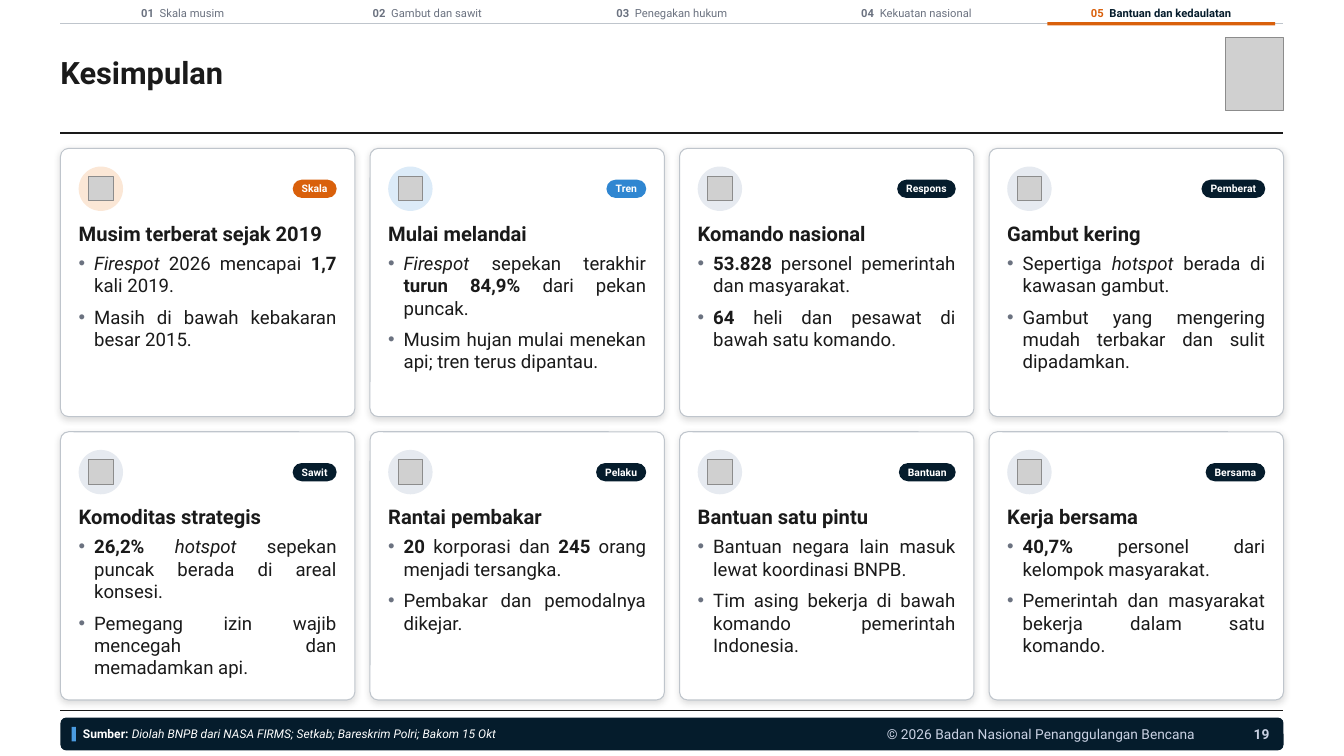
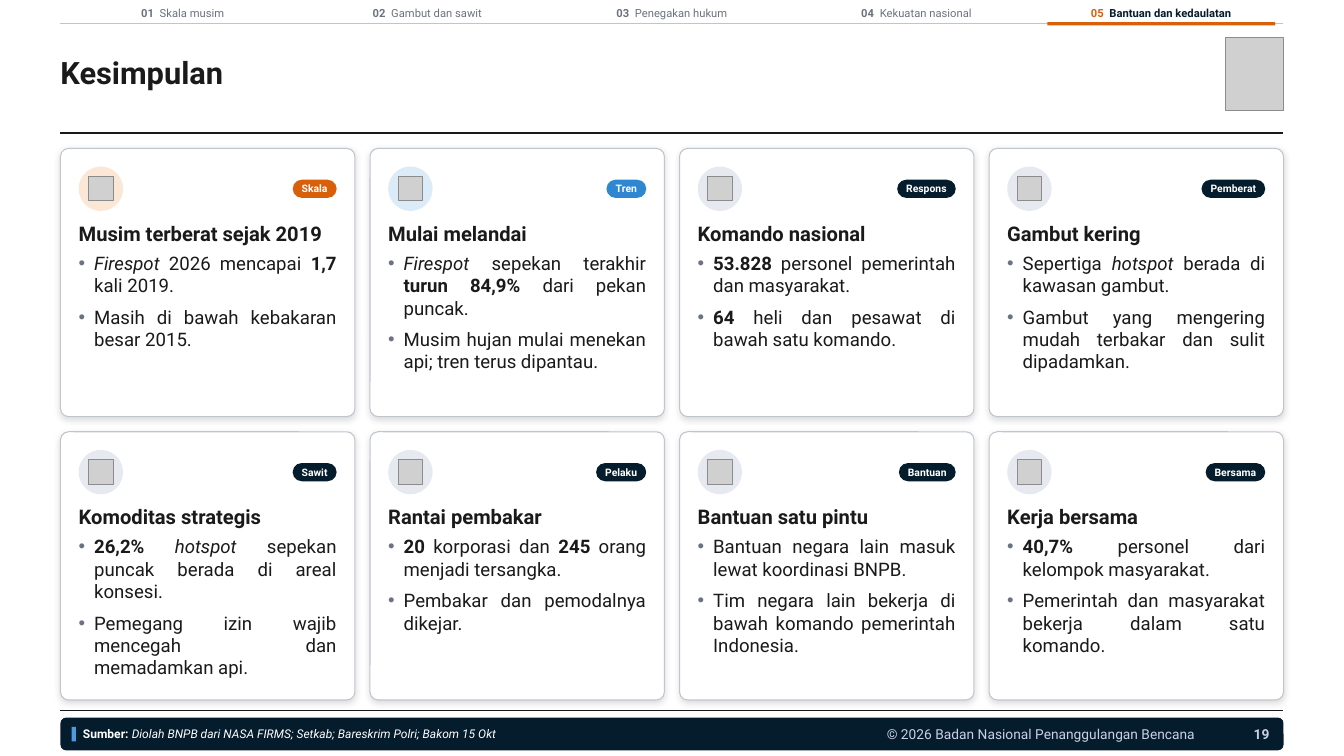
Before and after one commit to terasurbannetwork/poskokarhutla, a slide deck: slide 19 of data/laporan-bnpb/narasi-publik-karhutla-041126/Brief Narasi Publik Karhutla 041126.pptx. Drawn at 1344x756 pixels with LibreOffice and Linux fonts; fonts in the diff are those of the drawing; grey boxes stand for pictures. Boxes give left, top, right and bottom in pixels: in the first picture for what was removed or moved away, otherwise in the second. Text is boxed around its words. In the diff, an @@ line names an element or a change of style, - is before the commit and + after.

```diff
--- a/data/laporan-bnpb/narasi-publik-karhutla-041126/Brief Narasi Publik Karhutla 041126.pptx
+++ b/data/laporan-bnpb/narasi-publik-karhutla-041126/Brief Narasi Publik Karhutla 041126.pptx
@@ text at <box>713,593,955,652</box>: text changed @@
-• Tim asing bekerja di bawah komando pemerintah Indonesia.
+• Tim negara lain bekerja di bawah komando pemerintah Indonesia.
```
Also in this commit, not shown: 8 other slides changed, 3 other files.
